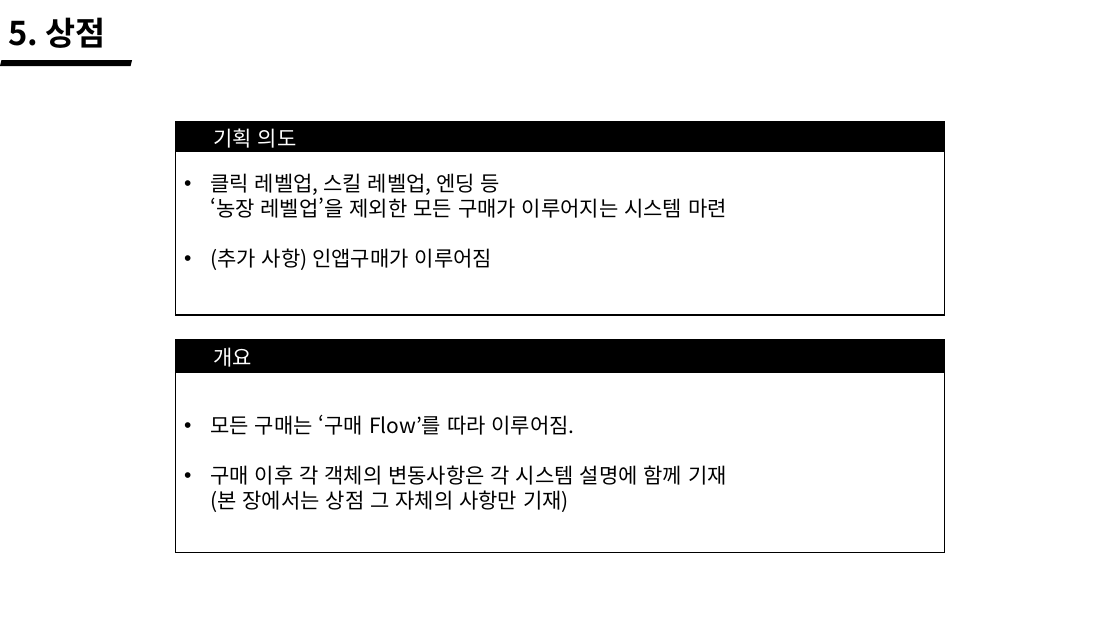
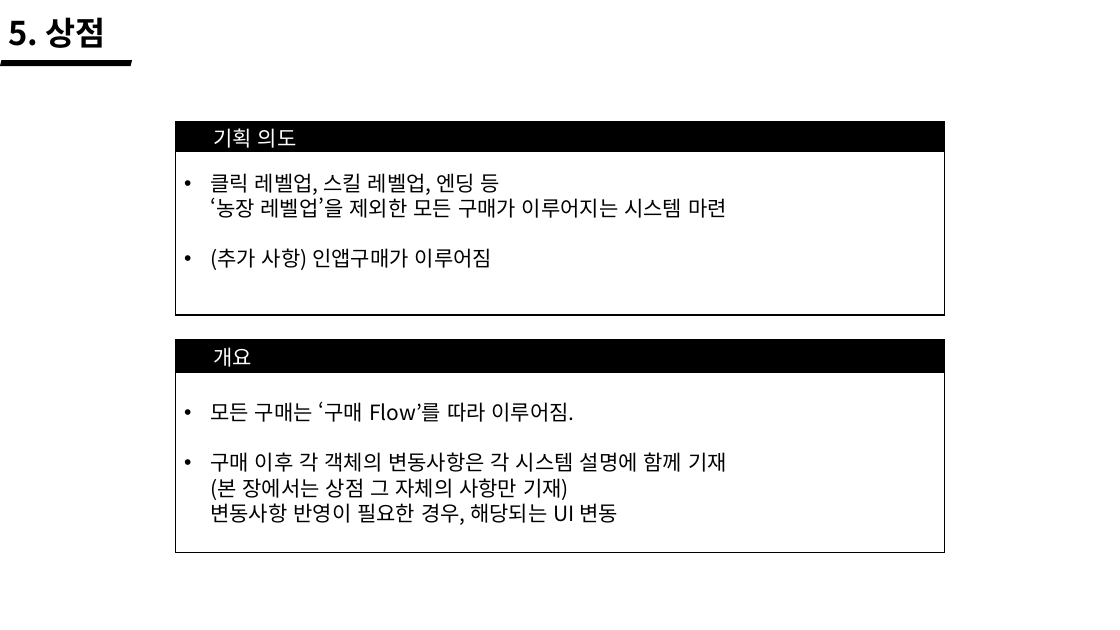
Before and after one commit to wlrud753/CarryCarrot, a slide deck: slide 23 of 기획서/당근키우기 시스템.pptx. Drawn at 1120x630 pixels with LibreOffice and Linux fonts; fonts in the diff are those of the drawing. Boxes give left, top, right and bottom in pixels: in the first picture for what was removed or moved away, otherwise in the second. Text is boxed around its words. In the diff, an @@ line names an element or a change of style, - is before the commit and + after.

```diff
--- a/기획서/당근키우기 시스템.pptx
+++ b/기획서/당근키우기 시스템.pptx
@@ text in rectangle at (210,452,727,525): text changed @@
-• 구매 이후 각 객체의 변동사항은 각 시스템 설명에 함께 기재
-  (본 장에서는 상점 그 자체의 사항만 기재)
+• 구매 이후 각 객체의 변동사항은 각 시스템 설명에 함께 기재
+  (본 장에서는 상점 그 자체의 사항만 기재)
+  변동사항 반영이 필요한 경우, 해당되는 UI 변동
```
Also in this commit, not shown: 5 other slides changed, 1 slide added.
